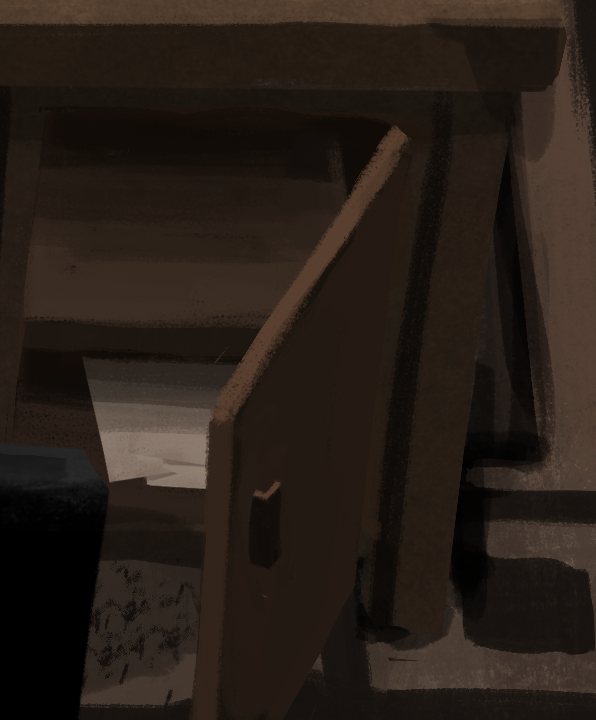
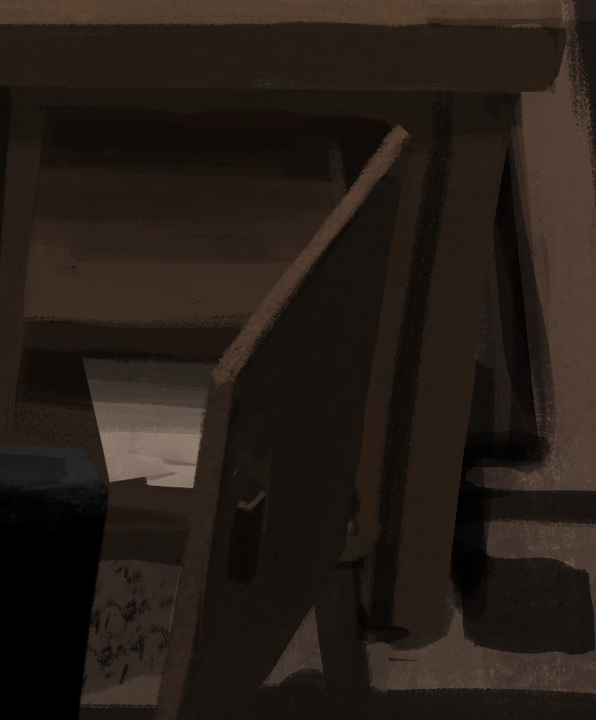
Layer changes from the first 596px x 720px image to the second:
added layer "Layer 2" above "Layer 1" over [0,0,596,720]
